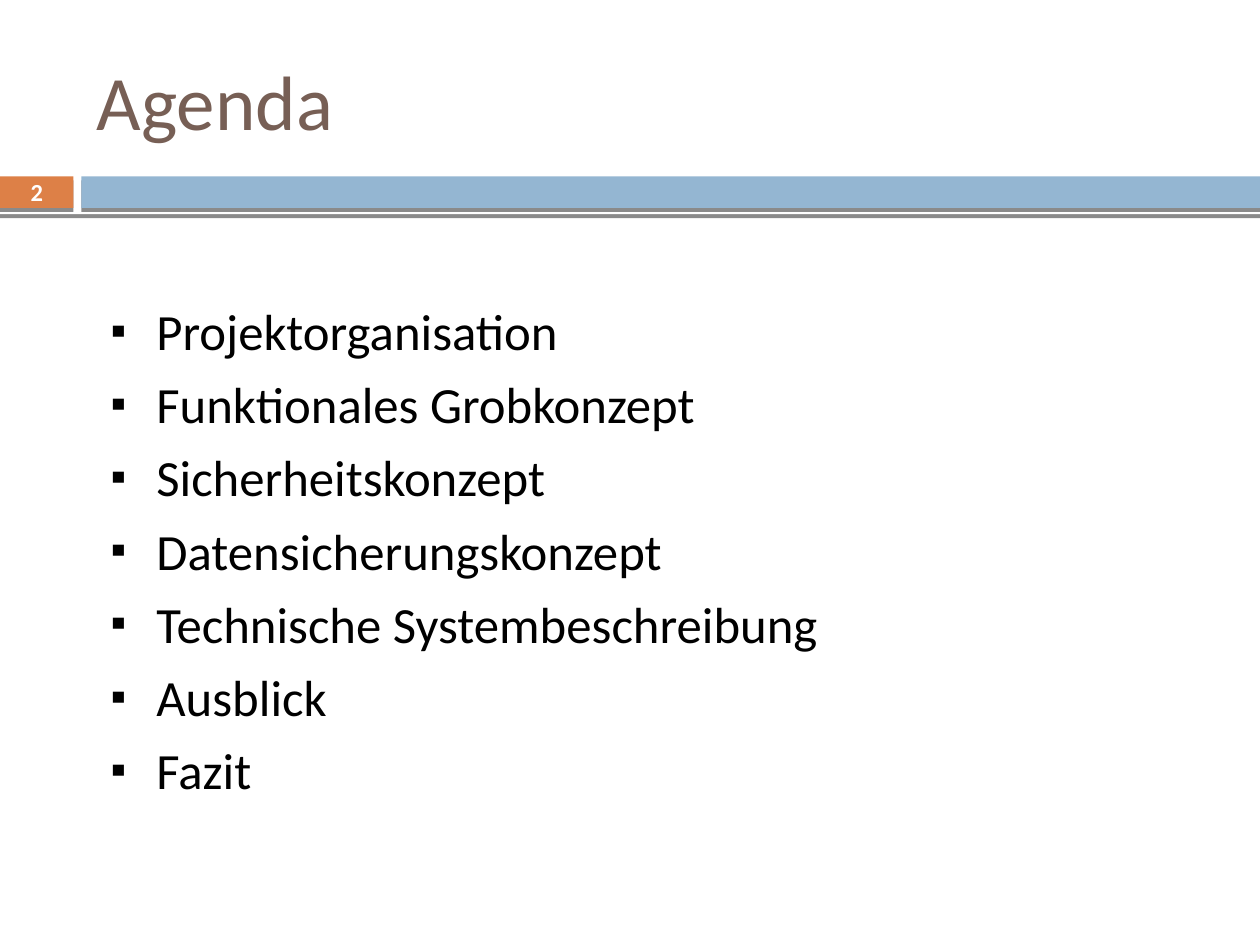
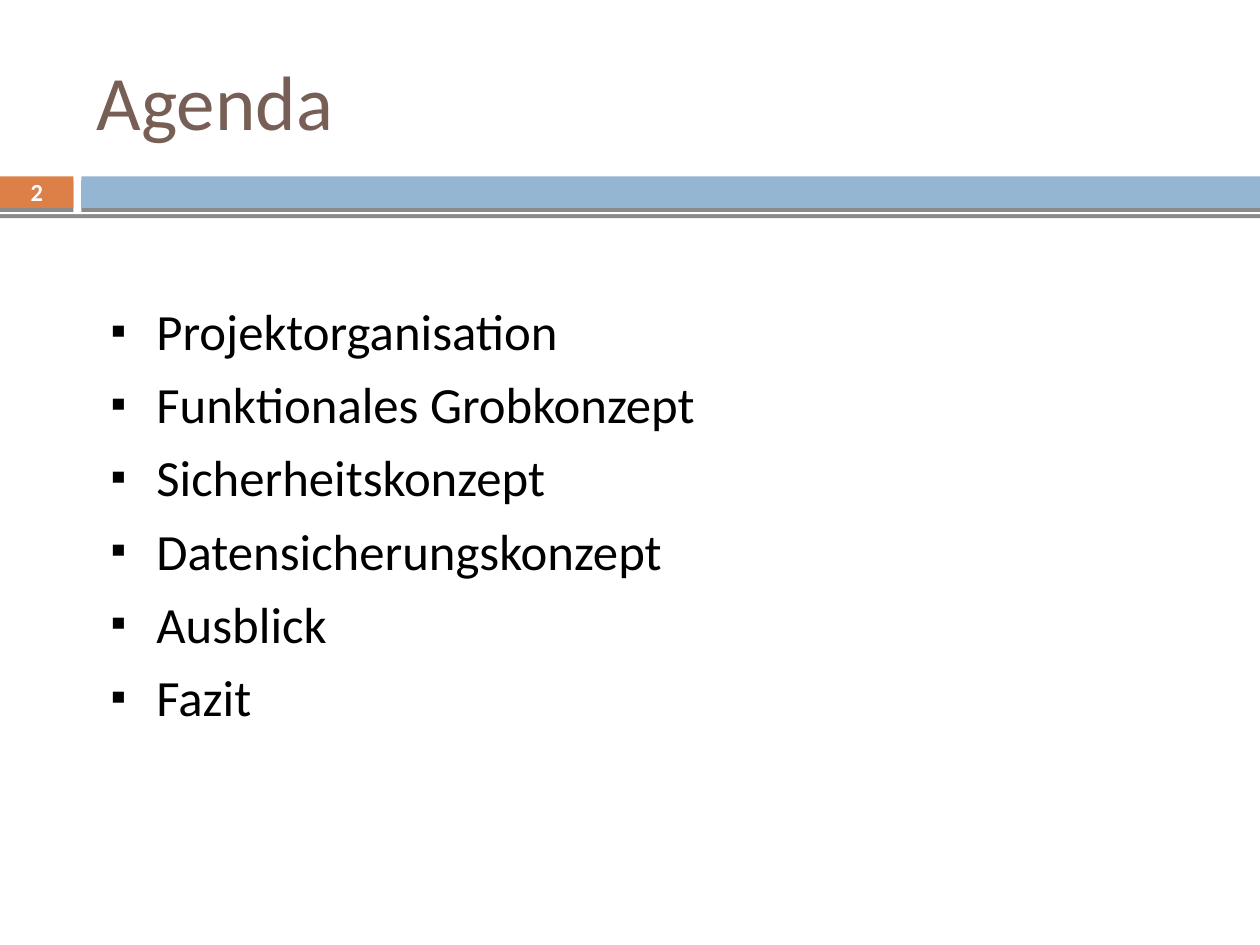
Before and after one commit to mvw/Wilddiebe10, a slide deck: slide 2 of keynote/keynote.odp. Drawn at 1260x945 pixels with LibreOffice and Linux fonts; fonts in the diff are those of the drawing. Boxes give left, top, right and bottom in pixels: in the first picture for what was removed or moved away, otherwise in the second. Text is boxed around its words. In the diff, an @@ line names an element or a change of style, - is before the commit and + after.

Commit message:
Keynote: Technische Systembeschreibung ausblenden

```diff
--- a/keynote/keynote.odp
+++ b/keynote/keynote.odp
@@ text at <box>156,607,817,652</box>: paragraph removed @@
-■ Technische Systembeschreibung
```
Also in this commit, not shown: 19 other slides changed.
